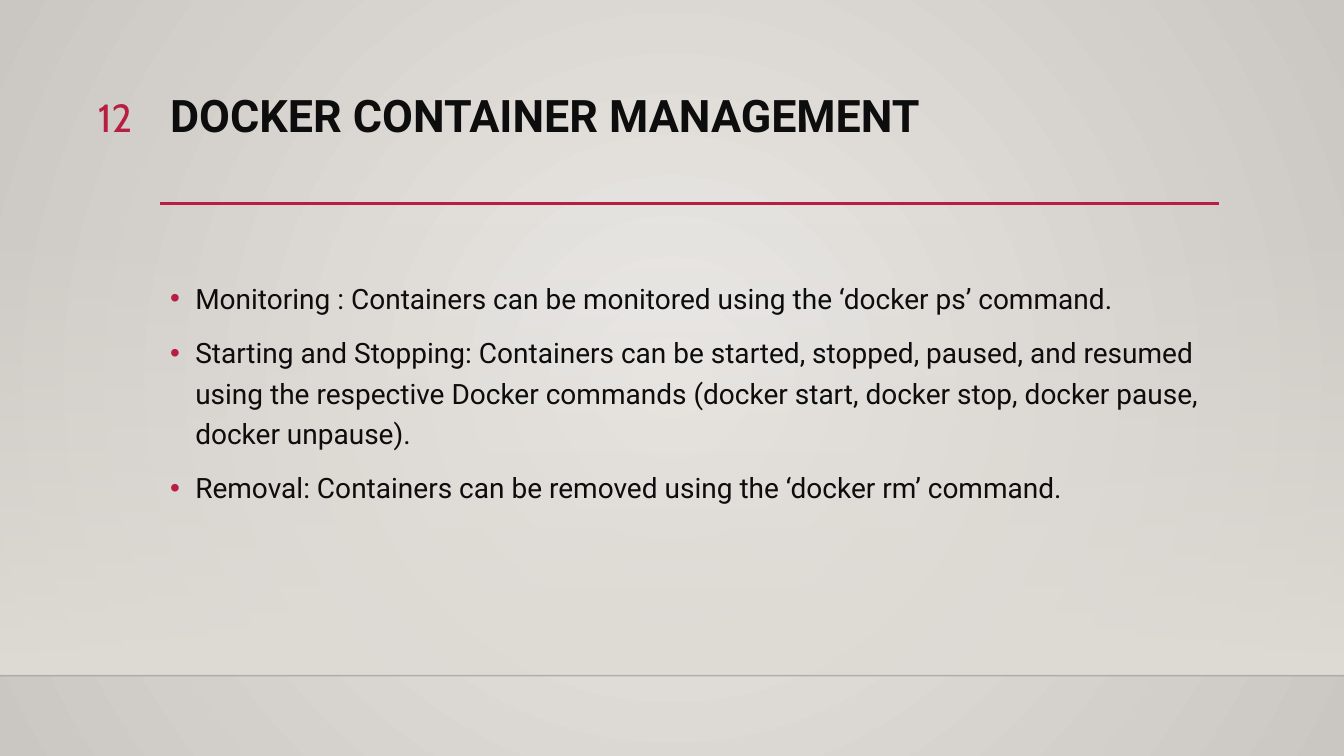
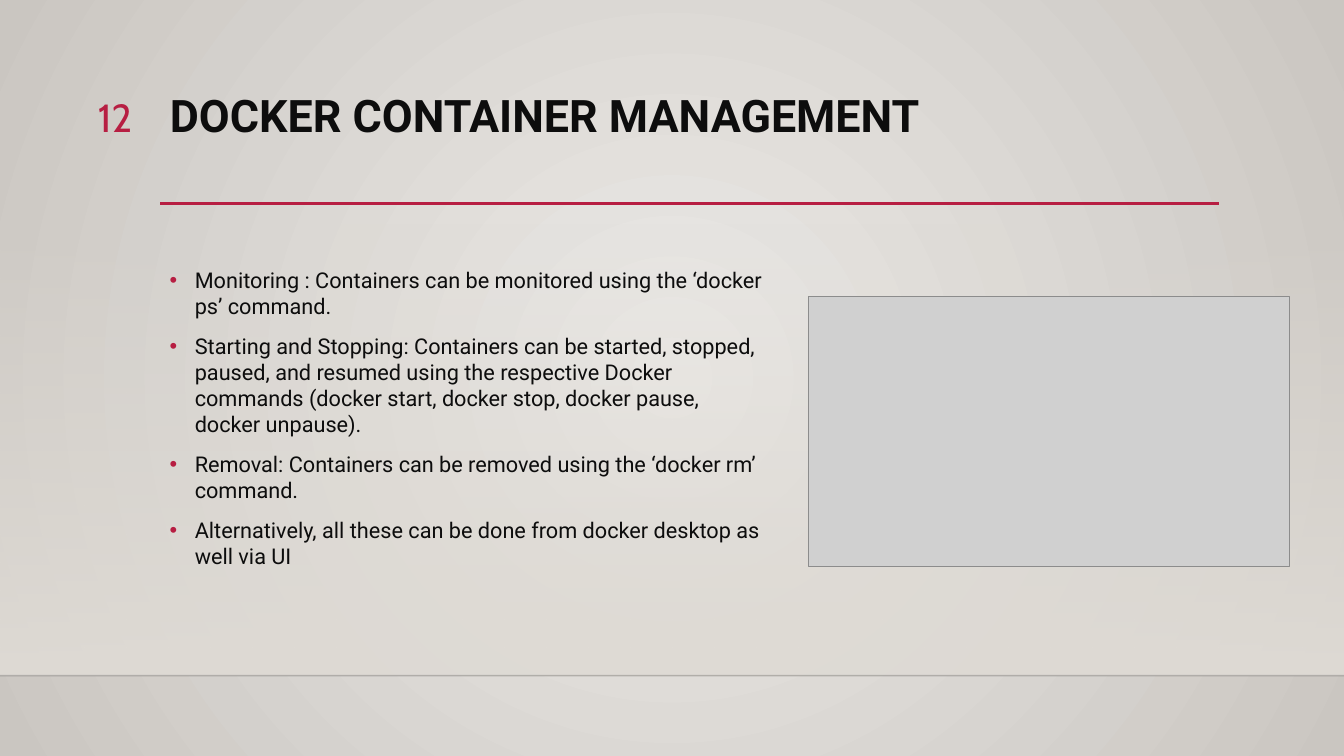
Before and after one commit to ddum-sutd/docker_workshop, a slide deck: slide 12 of Docker_workshop.pptx. Drawn at 1344x756 pixels with LibreOffice and Linux fonts; fonts in the diff are those of the drawing; grey boxes stand for pictures; background and template pictures are left out. Boxes give left, top, right and bottom in pixels: in the first picture for what was removed or moved away, otherwise in the second. Text is boxed around its words. In the diff, an @@ line names an element or a change of style, - is before the commit and + after.

```diff
--- a/Docker_workshop.pptx
+++ b/Docker_workshop.pptx
@@ text at [195,271,762,498]: size 20 to 15.5 pt in "Monitoring : Containers can be monitored using ...", "Starting and Stopping: Containers can be started, ...", "Removal: Containers can be removed using the ..."; line spacing 1.2 to 1 @@
@@ picture added at [809,297,1290,568] @@
@@ text at [195,521,759,565]: paragraph added @@
+• Alternatively, all these can be done from docker desktop as well via UI
```
Also in this commit, not shown: 4 other slides changed, 1 slide removed, 7 other files.
